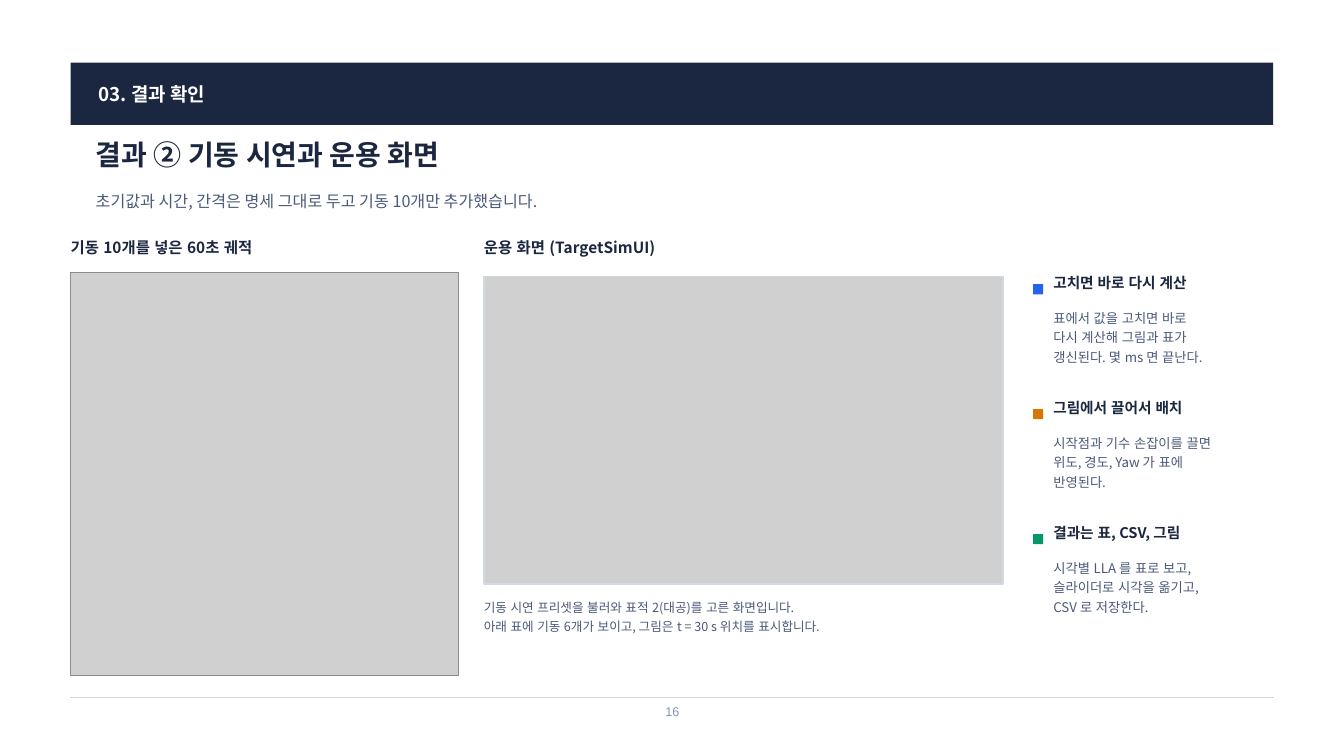
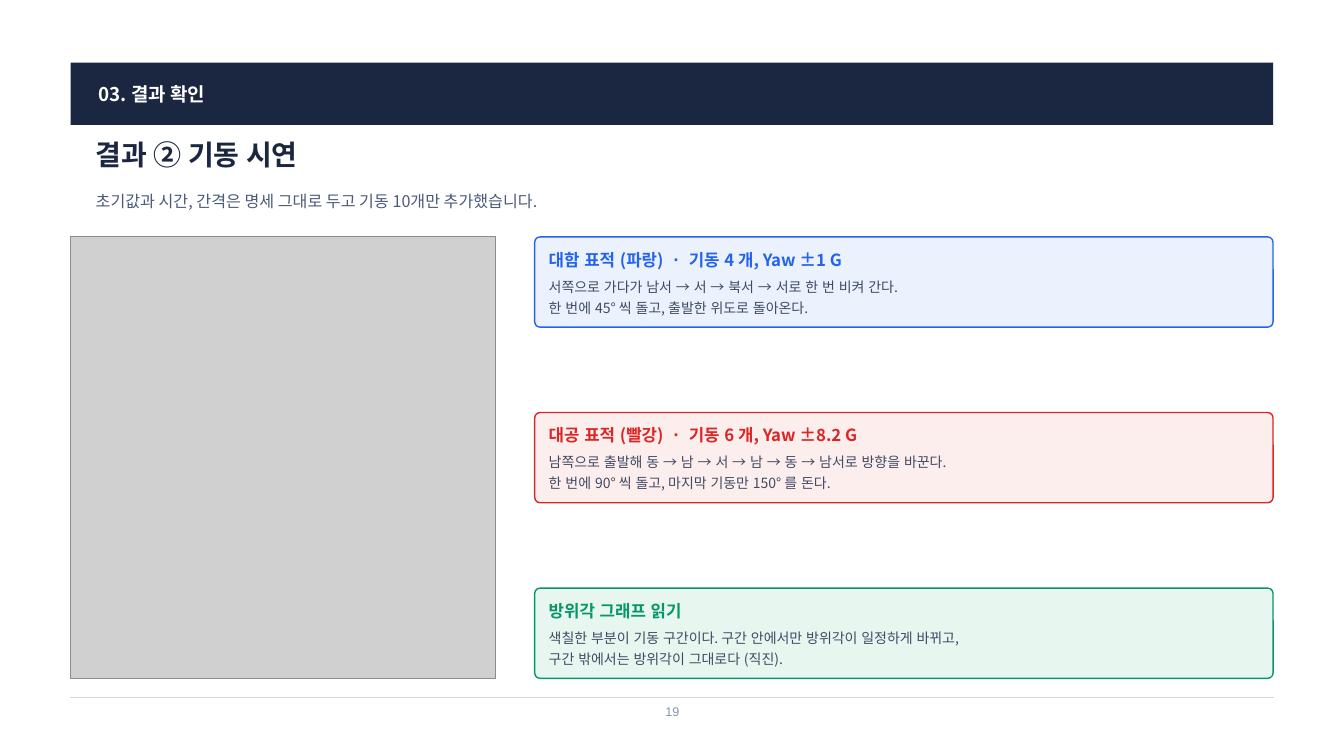
Before and after one commit to harley-hwan/radar-sw-study, a slide deck: slide 19 of Part3_TargetSim/ref/산출물/Chapter3_TargetSim.pptx (slide 16 before the commit). Drawn at 1344x756 pixels with LibreOffice and Linux fonts; fonts in the diff are those of the drawing; grey boxes stand for pictures. Boxes give left, top, right and bottom in pixels: in the first picture for what was removed or moved away, otherwise in the second. Text is boxed around its words. In the diff, an @@ line names an element or a change of style, - is before the commit and + after.

```diff
--- a/Part3_TargetSim/ref/산출물/Chapter3_TargetSim.pptx
+++ b/Part3_TargetSim/ref/산출물/Chapter3_TargetSim.pptx
@@ text at [96,141,298,168]: text changed @@
-결과 ② 기동 시연과 운용 화면
+결과 ② 기동 시연
@@ picture: place and size @@
-picture at [71,272,459,676]
+picture at [71,237,496,679]
@@ rounded rectangle added at [534,237,1273,328], fill #EBF2FE, outline #2563EB 1 pt @@
@@ text removed at [71,240,252,255] @@
-기동 10개를 넣은 60초 궤적
@@ text removed at [484,240,655,257] @@
-운용 화면 (TargetSimUI)
@@ text added at [549,252,898,316], 10 pt, text #3F4B63 @@
+대함 표적 (파랑) · 기동 4 개, Yaw ±1 G
+서쪽으로 가다가 남서 → 서 → 북서 → 서로 한 번 비켜 간다.
+한 번에 45° 씩 돌고, 출발한 위도로 돌아온다.
@@ picture removed at [484,276,1003,584] @@
@@ rectangle removed at [484,276,1003,584] @@
@@ rectangle removed at [1033,284,1044,294] @@
@@ text removed at [1053,312,1202,363] @@
-표에서 값을 고치면 바로
-다시 계산해 그림과 표가
-갱신된다. 몇 ms 면 끝난다.
@@ rounded rectangle added at [534,412,1273,503], fill #FDEEEE, outline #DC2626 1 pt @@
@@ rectangle removed at [1033,409,1044,419] @@
@@ text removed at [1053,400,1183,415] @@
-그림에서 끌어서 배치
@@ text at [549,427,946,491]: text changed; size 9 to 10 pt; text colour #4A5A7A to #3F4B63 @@
-기동 시연 프리셋을 불러와 표적 2(대공)를 고른 화면입니다.
-아래 표에 기동 6개가 보이고, 그림은 t = 30 s 위치를 표시합니다.
+대공 표적 (빨강) · 기동 6 개, Yaw ±8.2 G
+남쪽으로 출발해 동 → 남 → 서 → 남 → 동 → 남서로 방향을 바꾼다.
+한 번에 90° 씩 돌고, 마지막 기동만 150° 를 돈다.
@@ text removed at [1053,437,1211,488] @@
-시작점과 기수 손잡이를 끌면
-위도, 경도, Yaw 가 표에
-반영된다.
@@ rectangle removed at [1033,534,1044,544] @@
@@ text removed at [1053,525,1180,541] @@
-결과는 표, CSV, 그림
@@ text removed at [1053,562,1198,613] @@
-시각별 LLA 를 표로 보고,
-슬라이더로 시각을 옮기고,
-CSV 로 저장한다.
@@ rounded rectangle added at [534,588,1273,679], fill #E8F6F0, outline #059669 1 pt @@
@@ text at [549,603,959,667]: text changed; size 10.5 to 10 pt; text colour #1B2740 to #3F4B63; bold off @@
-고치면 바로 다시 계산
+방위각 그래프 읽기
+색칠한 부분이 기동 구간이다. 구간 안에서만 방위각이 일정하게 바뀌고,
+구간 밖에서는 방위각이 그대로다 (직진).
```
Also in this commit, not shown: 14 other slides changed, 5 slides added, 1 slide removed, 17 other files.
